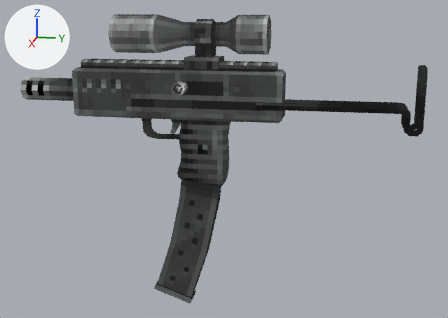
The Blender file graphics/3d/guns.blend: old version first, new version second.
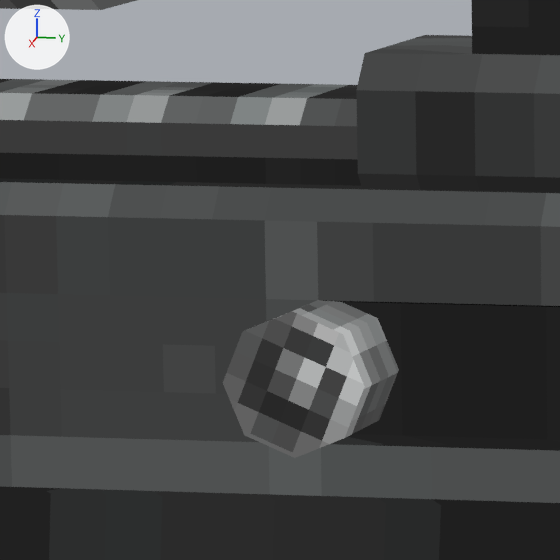
Each version appears first whole from a 50 mm lens placed at (0.773, 0.175, 0.105), pointed at (-0.001, 0.02, -0.088), and next in a close-up on the part from 33% to 45% of the width and 16% to 33% of the height. Arrows for +X, +Y and +Z are at upper left; the lights stay in place. The same objects are shown in both versions, whatever each file hides.

The older version as bpy lines, for what is in view:
```python
me_cube_022 = bpy.data.meshes.new('Cube.022')
me_cube_022.from_pydata(...)  # 538 vertices, 480 faces; spans x -0.024..0.033, y -0.253..0.264, z -0.293..0.096
me_cube_022.materials.append(mat_smg)  # picture img_smg_new
ob_smg = bpy.data.objects.new('SMG', me_cube_022)
ob_smg.location = (0.0, 0.0, 0.0)
_m = ob_smg.modifiers.new('Triangulate', 'TRIANGULATE')
```
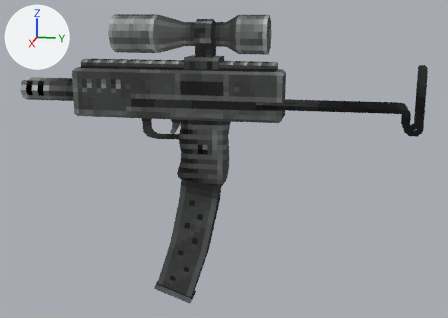
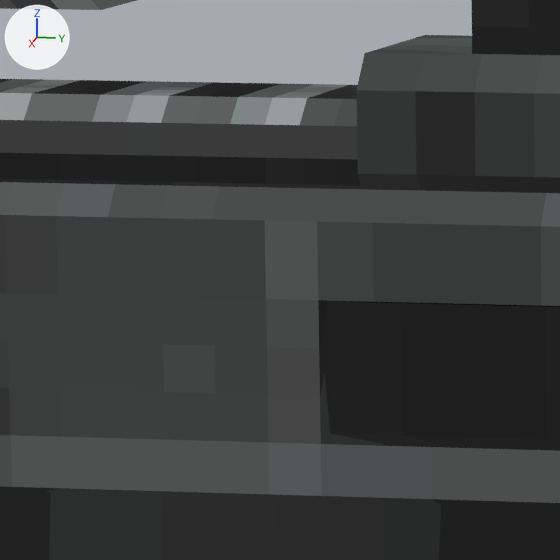
What differs and where, as boxes (x1, y1, x2, y2) in the close-ups (560 x 560 px):
part 1 of me_cube_022, deleted: before (223, 300, 399, 458)

Patch to the scene script:
```diff
--- a/graphics/3d/guns.blend.py
+++ b/graphics/3d/guns.blend.py
@@ me_cube_022 @@
 me_cube_022.from_pydata(...)  # 538 vertices, 480 faces; spans x -0.024..0.033, y -0.253..0.264, z -0.293..0.096
 # used by ob_smg; location = (0.0, 0.0, 0.0)
+# me_cube_022 part 1: the loose piece of 16 vertices spanning x 0.015..0.033, y -0.04..-0.023, z -0.003..0.015 is deleted
 me_cube_022.materials.append(mat_smg)
```
